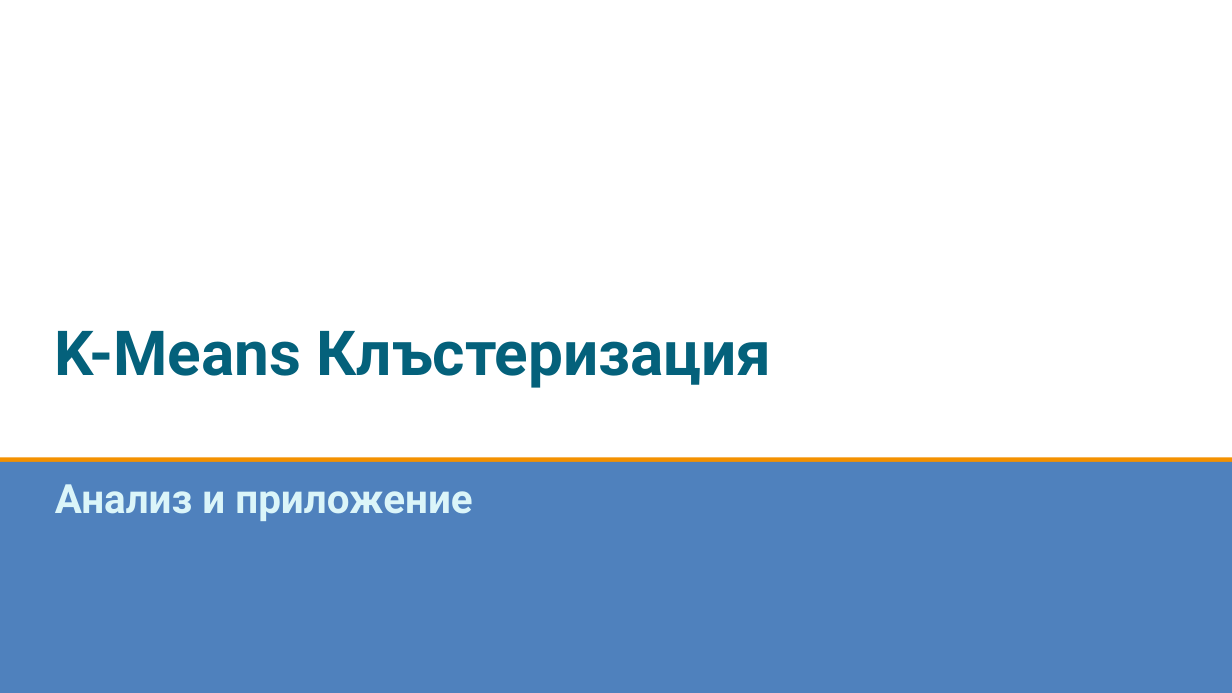
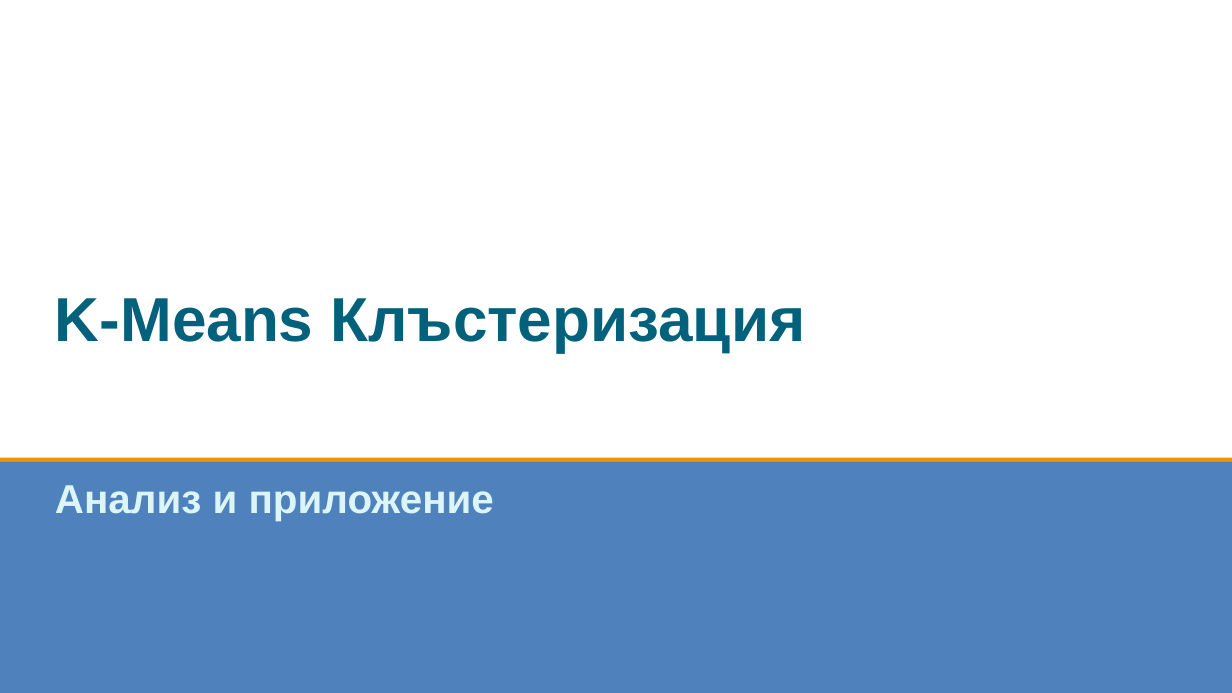
Before and after one commit to nevena-angelova/k-means, a slide deck: slide 1 of K-Means-Presentation.pptx. Drawn at 1232x693 pixels with LibreOffice and Linux fonts; fonts in the diff are those of the drawing. Boxes give left, top, right and bottom in pixels: in the first picture for what was removed or moved away, otherwise in the second. Text is boxed around its words. In the diff, an @@ line names an element or a change of style, - is before the commit and + after.

```diff
--- a/K-Means-Presentation.pptx
+++ b/K-Means-Presentation.pptx
@@ title "K-Means Клъстеризация" at [55, 298, 806, 353]: font Roboto to Arial @@
@@ subtitle "Анализ и приложение" at [55, 485, 494, 521]: font Roboto to Arial @@
```
Also in this commit, not shown: 3 other slides changed, 2 slides added, 2 other files.
